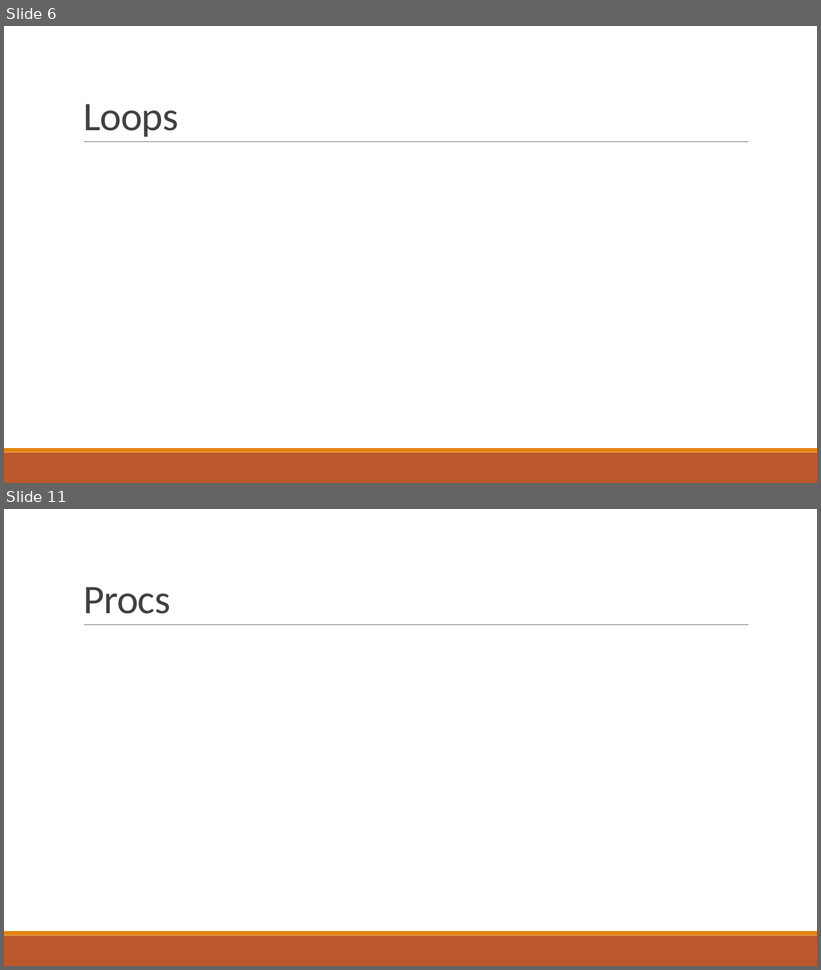
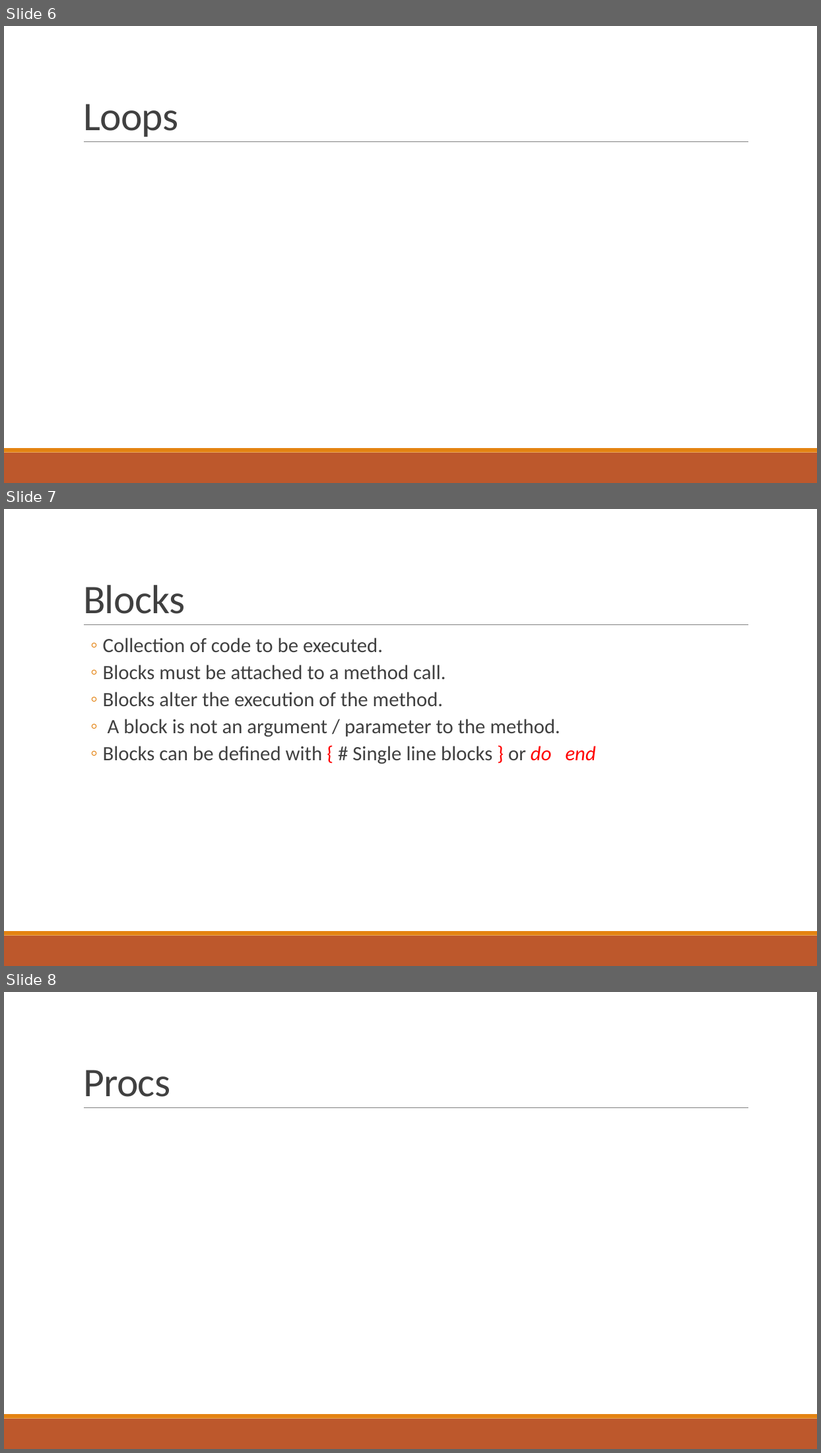
Before and after one commit to pawan9489/TeachingRuby, a slide deck: Presentations/Session3-Functions&FlowControl.pptx. Shown one above the other, each under a label of ours: slides 6 and 11 before the commit, slides 6, 7 and 8 after it; the slides between them are not shown. The pictures are 821x970 and 821x1453 pixels, drawn with LibreOffice and Linux fonts; fonts in the diff are those of the drawing. Boxes give left, top, right and bottom in pixels: in the first picture for what was removed or moved away, otherwise in the second. Text is boxed around its words. In the diff, an @@ line names an element or a change of style, - is before the commit and + after.

Commit message:
Session 3 Blocks

```diff
--- a/Presentations/Session3-Functions&FlowControl.pptx
+++ b/Presentations/Session3-Functions&FlowControl.pptx
@@ slide 7 added at [4, 509, 817, 966], background #FFFFFF; not listed: 3 template elements that a slide beside it also shows @@
@@ title added at [83, 585, 185, 614], 48 pt, text #404040 @@
+Blocks
@@ text added at [103, 638, 596, 764], 24 pt, text #404040 @@
+  ◦ Collection of code to be executed.
+  ◦ Blocks must be attached to a method call.
+  ◦ Blocks alter the execution of the method.
+  ◦ A block is not an argument / parameter to the method.
+  ◦ Blocks can be defined with { # Single line blocks } or do end
@@ what was slide 11 is now slide 8 @@
```
Also in this commit, not shown: 4 slides removed, 25 other files.
